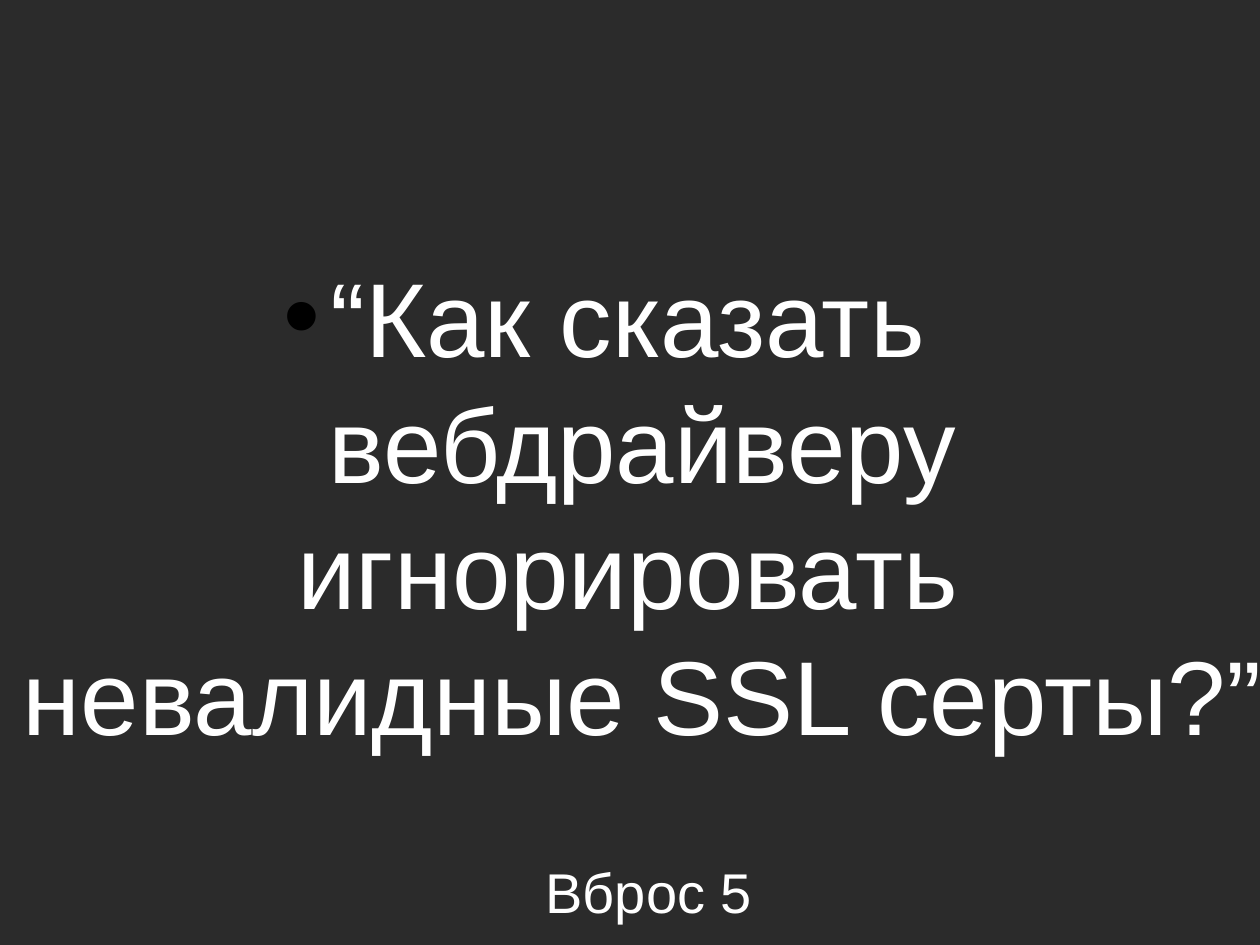
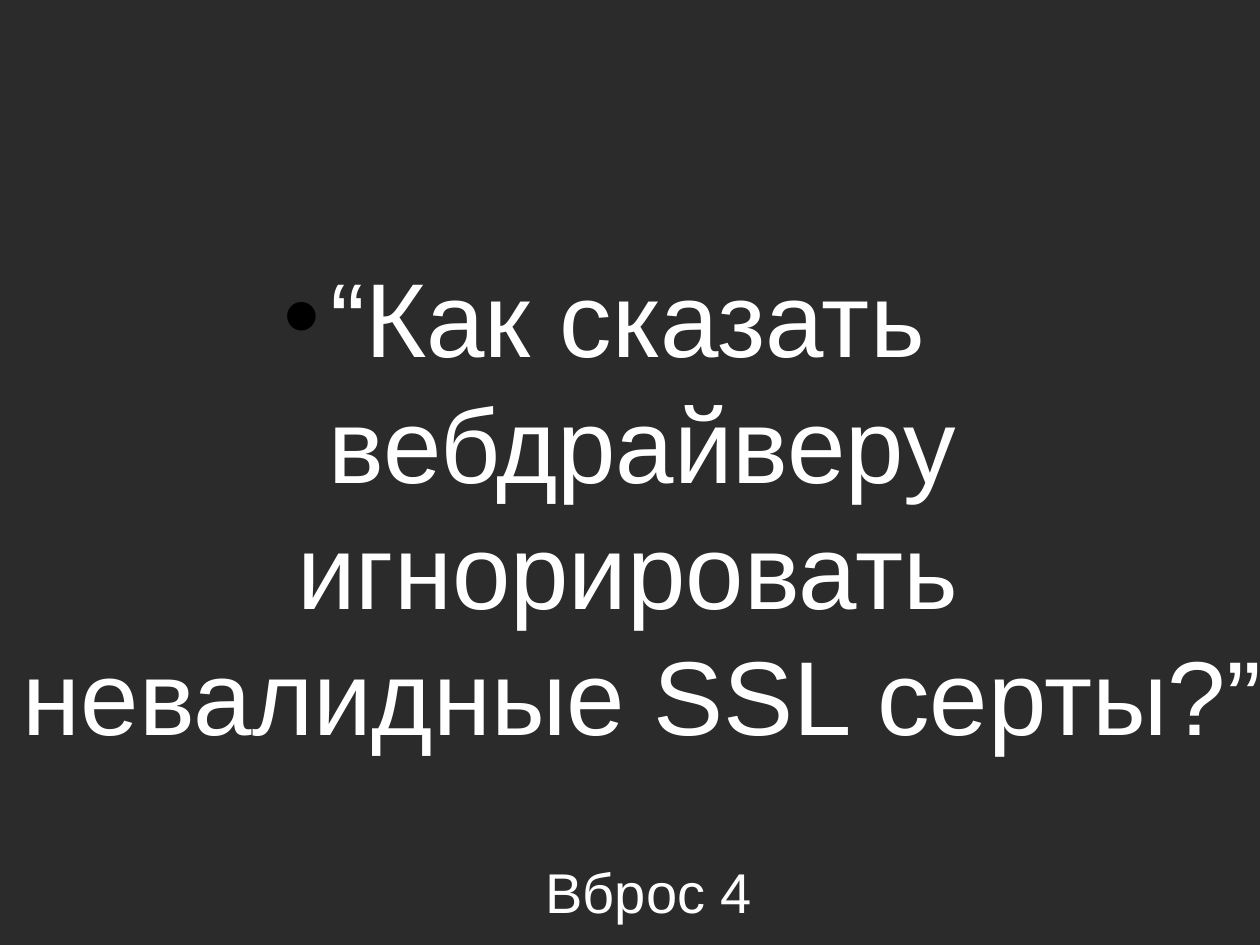
Before and after one commit to asolntsev/presentations, a slide deck: slide 9 of ui-tests/the_fast_and_the_continuous.seleniumcamp2014.odp. Drawn at 1260x945 pixels with LibreOffice and Linux fonts; fonts in the diff are those of the drawing; background and template pictures are left out; a plain dark background stands for a picture behind light text. Boxes give left, top, right and bottom in pixels: in the first picture for what was removed or moved away, otherwise in the second. Text is boxed around its words. In the diff, an @@ line names an element or a change of style, - is before the commit and + after.

```diff
--- a/ui-tests/the_fast_and_the_continuous.seleniumcamp2014.odp
+++ b/ui-tests/the_fast_and_the_continuous.seleniumcamp2014.odp
@@ title at (546, 872, 752, 924): text changed @@
-Вброс 5
+Вброс 4
```
Also in this commit, not shown: 5 other slides changed, 22 slides added, 3 slides removed.
